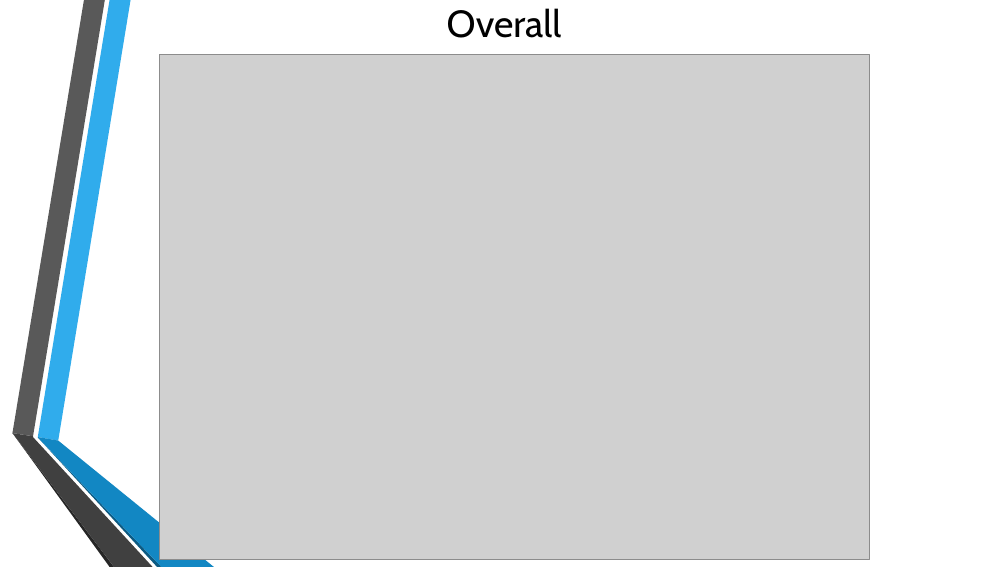
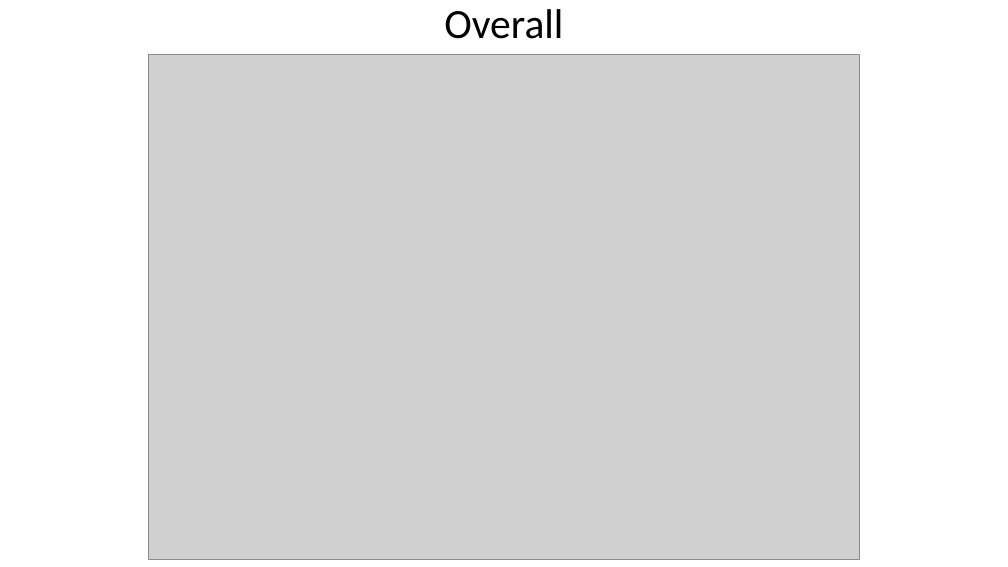
Before and after one commit to SC-One/ClusteringDataStream, a slide deck: slide 7 of Presentation/Data Mining in clustering.pptx (slide 9 before the commit). Drawn at 1008x567 pixels with LibreOffice and Linux fonts; fonts in the diff are those of the drawing; grey boxes stand for pictures; background and template pictures are left out. Boxes give left, top, right and bottom in pixels: in the first picture for what was removed or moved away, otherwise in the second. Text is boxed around its words. In the diff, an @@ line names an element or a change of style, - is before the commit and + after.

```diff
--- a/Presentation/Data Mining in clustering.pptx
+++ b/Presentation/Data Mining in clustering.pptx
@@ title "Overall" at [444, 9, 563, 39]: size 36 to 39.6 pt, font Cabin to Calibri; line spacing 1 to 0.9 @@
@@ picture: place and size @@
-picture at [160, 54, 870, 560]
+picture at [149, 54, 860, 560]
@@ group removed at [12, 0, 214, 567]: 6 freeform shapes @@
```
Also in this commit, not shown: 13 other slides changed, 5 slides added, 11 slides removed.
